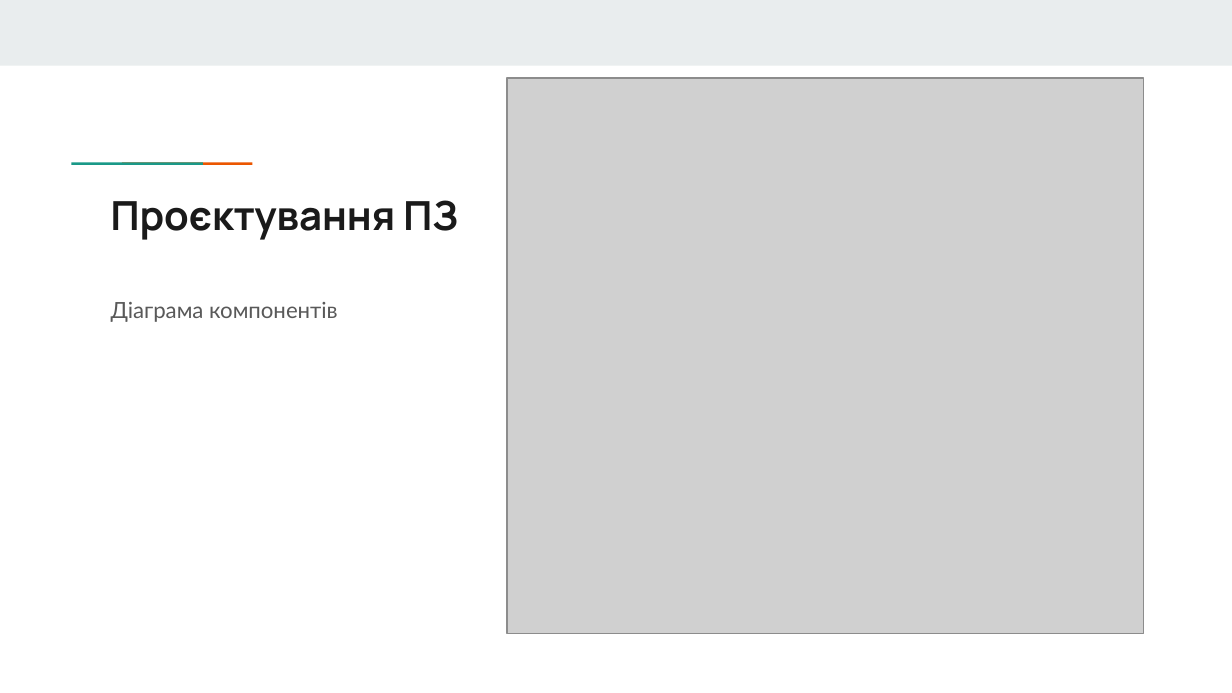
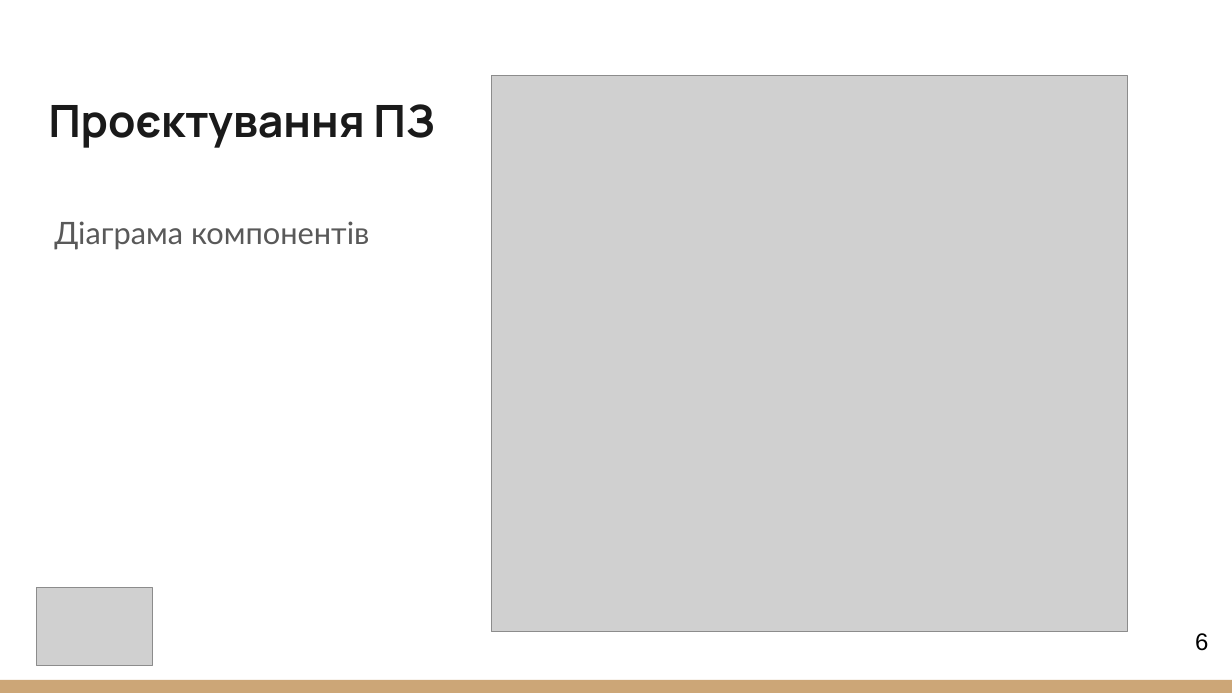
Before and after one commit to NureBalytskyiIhor/CPP, a slide deck: slide 6 of 2025_Б_ККП_ПЗПІ-22-4_Балицький_І_О/2025_Б_ККП_ПЗПІ-22-4_Балицький_І_О.pptx. Drawn at 1232x693 pixels with LibreOffice and Linux fonts; fonts in the diff are those of the drawing; grey boxes stand for pictures. Boxes give left, top, right and bottom in pixels: in the first picture for what was removed or moved away, otherwise in the second. Text is boxed around its words. In the diff, an @@ line names an element or a change of style, - is before the commit and + after.

```diff
--- a/2025_Б_ККП_ПЗПІ-22-4_Балицький_І_О/2025_Б_ККП_ПЗПІ-22-4_Балицький_І_О.pptx
+++ b/2025_Б_ККП_ПЗПІ-22-4_Балицький_І_О/2025_Б_ККП_ПЗПІ-22-4_Балицький_І_О.pptx
@@ rectangle removed at <box>0,0,1232,65</box> @@
@@ title "Проєктування ПЗ": place and size @@
-title "Проєктування ПЗ" at <box>111,200,458,240</box>
+title "Проєктування ПЗ" at <box>49,104,435,148</box>
@@ title "Проєктування ПЗ" at <box>49,104,435,148</box>: size 23.4 to 26 pt; vertical alignment top to bottom @@
@@ picture: place and size @@
-picture at <box>508,78,1145,633</box>
+picture at <box>492,76,1129,632</box>
@@ rectangle removed at <box>112,160,163,166</box> @@
@@ rectangle removed at <box>161,160,212,166</box> @@
@@ text "Діаграма компонентів": place and size @@
-text "Діаграма компонентів" at <box>111,302,338,322</box>
+text "Діаграма компонентів" at <box>54,221,369,250</box>
@@ text "Діаграма компонентів" at <box>54,221,369,250</box>: size 13 to 18 pt; less space between paragraphs @@
@@ picture added at <box>36,588,152,667</box> @@
@@ page number added at <box>1195,633,1208,651</box>, 14 pt, text #000000 @@
+6
@@ rectangle added at <box>0,680,1232,693</box>, fill #CCA677 @@
```
Also in this commit, not shown: 21 other slides changed, 2 other files.
